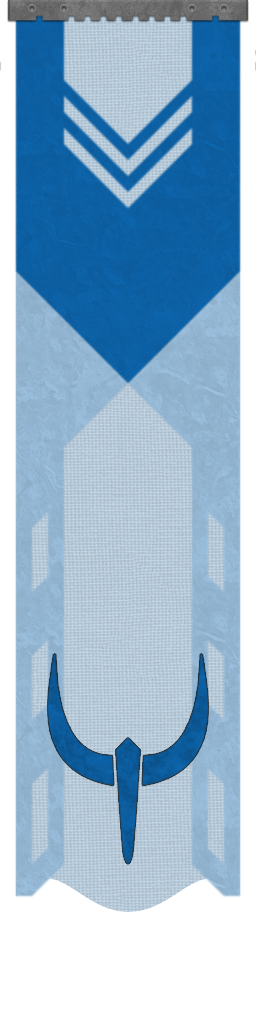
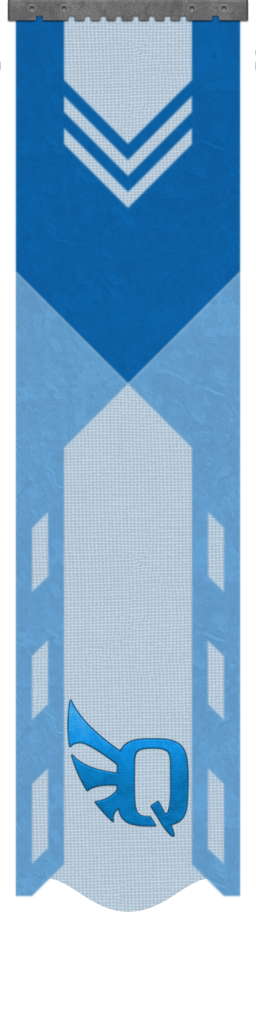
Layer changes from the first w=256, h=1024 image to the second:
painted on "Trim (metal)" over left=15, top=272, right=241, bottom=897
hid "Emblem", painted on it over left=15, top=640, right=241, bottom=896
added layer "quetoo.png" (80%) above "Overlay1" over left=64, top=640, right=192, bottom=866
painted on "Overlay1" over left=15, top=272, right=241, bottom=896
painted on "Cloth" over left=15, top=272, right=241, bottom=897